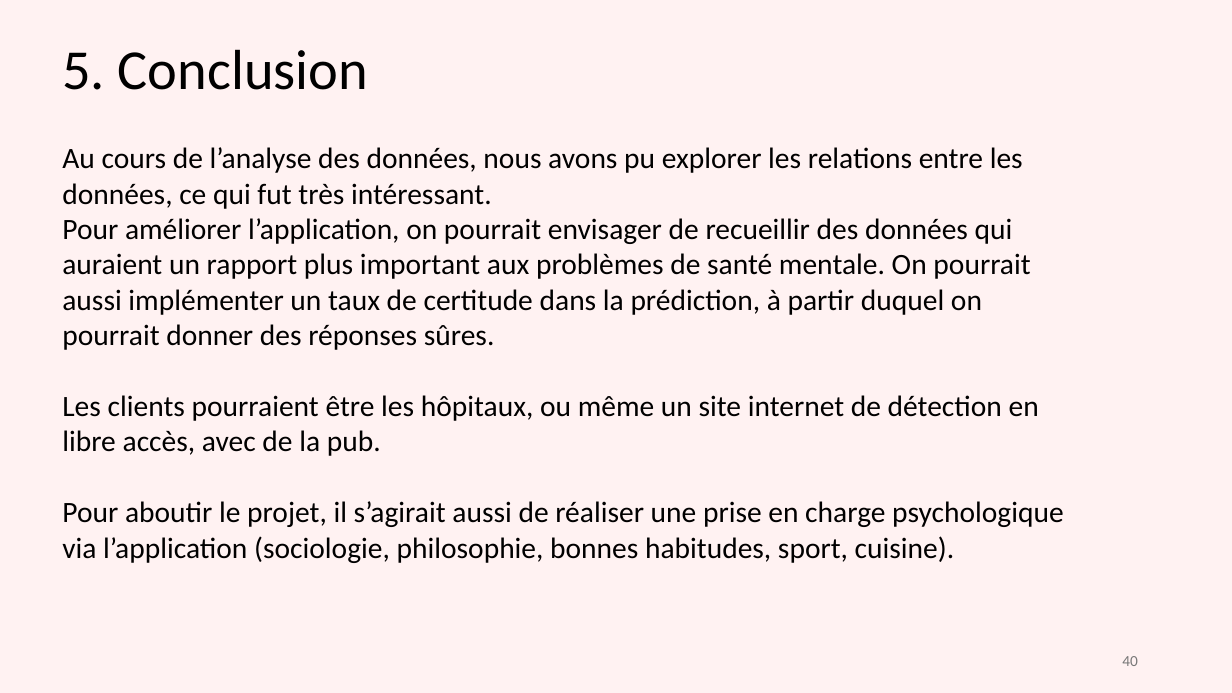
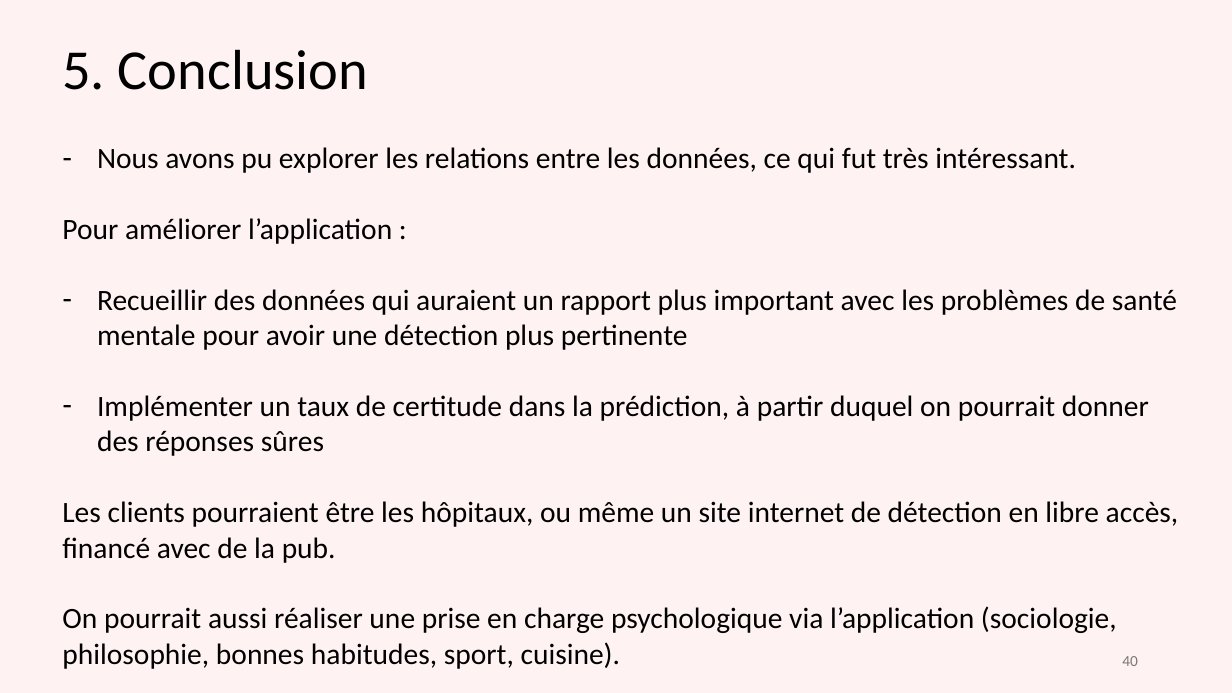
Before and after one commit to gdaume24/Projet-chef-oeuvre, a slide deck: slide 40 of E1/diapo.PPTX. Drawn at 1232x693 pixels with LibreOffice and Linux fonts; fonts in the diff are those of the drawing. Boxes give left, top, right and bottom in pixels: in the first picture for what was removed or moved away, otherwise in the second. Text is boxed around its words. In the diff, an @@ line names an element or a change of style, - is before the commit and + after.

```diff
--- a/E1/diapo.PPTX
+++ b/E1/diapo.PPTX
@@ text at (62,147,1179,669): text changed @@
-Au cours de l’analyse des données, nous avons pu explorer les relations entre les données, ce qui fut très intéressant.
-Pour améliorer l’application, on pourrait envisager de recueillir des données qui auraient un rapport plus important aux problèmes de santé mentale. On pourrait aussi implémenter un taux de certitude dans la prédiction, à partir duquel on pourrait donner des réponses sûres.
-Les clients pourraient être les hôpitaux, ou même un site internet de détection en libre accès, avec de la pub.
-Pour aboutir le projet, il s’agirait aussi de réaliser une prise en charge psychologique via l’application (sociologie, philosophie, bonnes habitudes, sport, cuisine).
+– Nous avons pu explorer les relations entre les données, ce qui fut très intéressant.
+Pour améliorer l’application :
+– Recueillir des données qui auraient un rapport plus important avec les problèmes de santé mentale pour avoir une détection plus pertinente
+– Implémenter un taux de certitude dans la prédiction, à partir duquel on pourrait donner des réponses sûres
+Les clients pourraient être les hôpitaux, ou même un site internet de détection en libre accès, financé avec de la pub.
+On pourrait aussi réaliser une prise en charge psychologique via l’application (sociologie, philosophie, bonnes habitudes, sport, cuisine).
```
Also in this commit, not shown: 2 other files.
